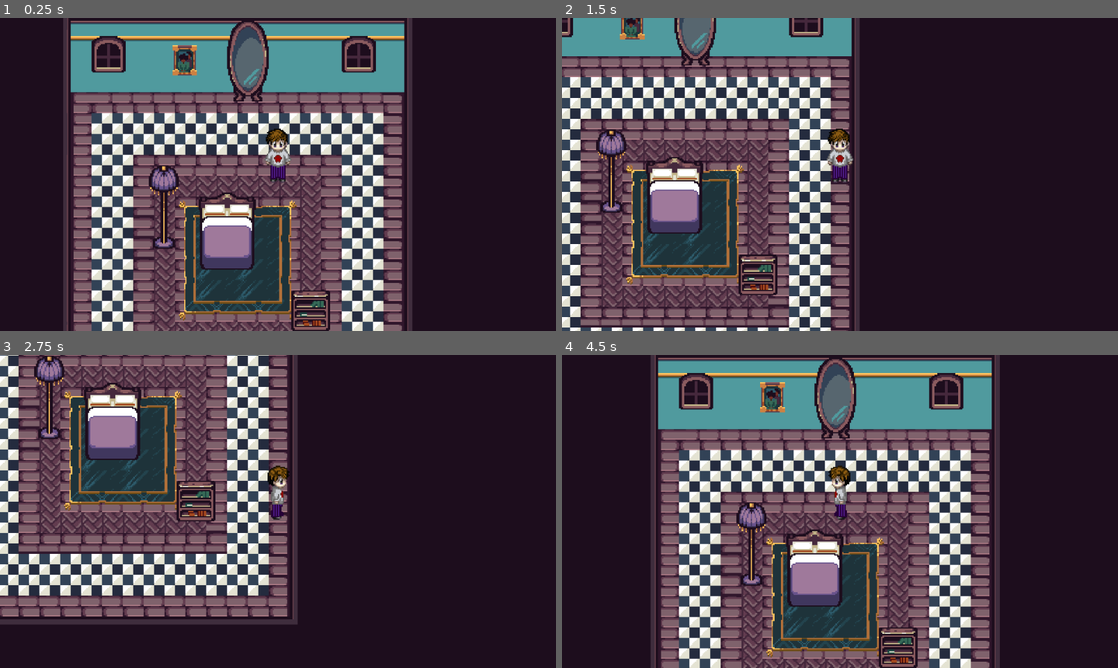
Above: before the commit, frames 1-4 (two rows, left to right).
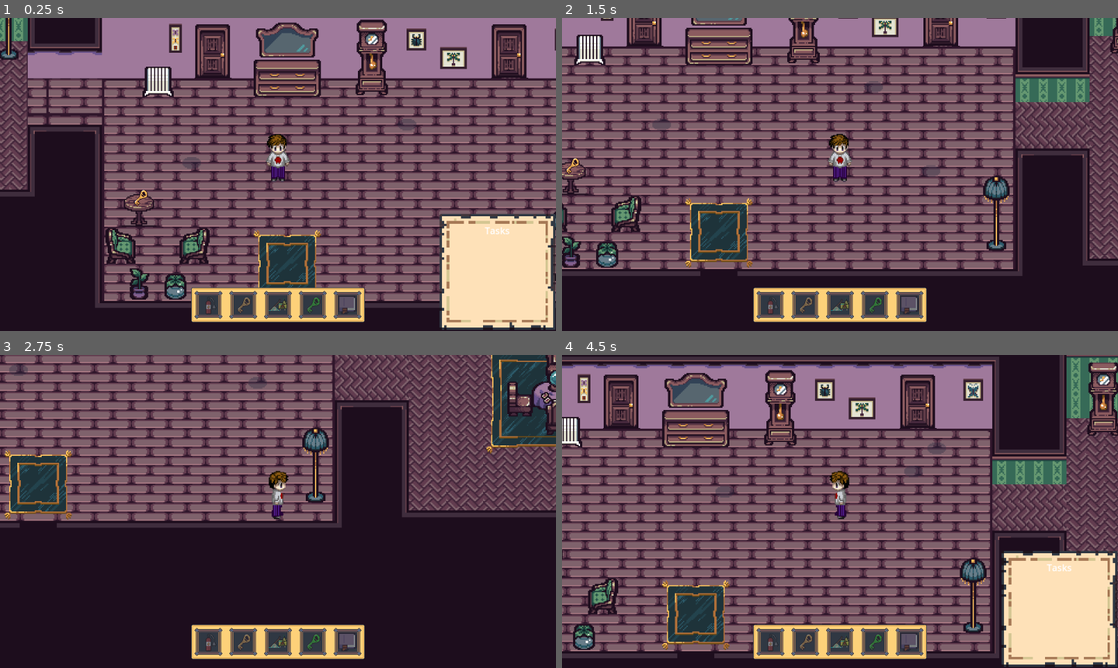
Above: after the commit, the same moments.

Repository: EvanNavel/HauntedSpouse
Game: Godot game, scene res://scenes/House/testing/test_first_floor.tscn
The game is run twice, just before and just after one commit, with the same random seed, the same clock (stepped at 60 frames per second) and the same inputs. Before the commit the project starts from res://scenes/House/master_bedroom.tscn.
Inputs (mouse positions are in pixels of both pictures, inside the frame that each line leads up to):
- Up to frame 1 (0.25 s): no input
- Up to frame 2 (1.5 s): tap Enter at 0.5 s; move the mouse to (962, 158) at 0.52 s; hold D (walk_right) 0.53-1.28 s; tap E (interact) at 0.6 s; click (962, 158) at 0.67 s; move the mouse to (728, 190) at 1.27 s; hold S (walk_down) from 1.28 s (still down); tap Tab (task_toggle) at 1.35 s; click (728, 190) at 1.42 s
- Up to frame 3 (2.75 s): move the mouse to (333, 442) at 2.02 s; release S (walk_down) at 2.03 s; hold D (walk_right) from 2.03 s (still down); tap E (interact) at 2.1 s; click (333, 442) at 2.17 s
- Up to frame 4 (4.5 s): move the mouse to (812, 574) at 2.77 s; release D (walk_right) at 2.78 s; hold W (walk_up) 2.78-3.53 s; tap Tab (task_toggle) at 2.85 s; click (812, 574) at 2.92 s; move the mouse to (1006, 558) at 3.52 s; hold A (walk_left) 3.53-4.25 s; tap E (interact) at 3.6 s; click (1006, 558) at 3.67 s; tap Escape (escape) at 4.15 s; click (840, 502) at 4.25 s, where only the run after the commit has a clickable "Resume"

The runs differ from the first frame. In frame 1, 83% of the frame differs, in the area x 0-100%, y 0-100%; in frame 2, 75%; in frame 3, 62%; in frame 4, 82%.

Commit message:
pause screen fixes, needs cleanup

Diff:
--- a/hauntedspouse/project.godot
+++ b/hauntedspouse/project.godot
@@ -11,7 +11,7 @@
 [application]
 
 config/name="HauntedSpouse"
-run/main_scene="res://scenes/House/master_bedroom.tscn"
+run/main_scene="res://scenes/House/testing/test_first_floor.tscn"
 config/features=PackedStringArray("4.3", "Forward Plus")
 config/icon="res://icon.svg"
 
--- a/hauntedspouse/scenes/House/testing/test_first_floor.gd
+++ b/hauntedspouse/scenes/House/testing/test_first_floor.gd
@@ -1,11 +1,13 @@
 extends Node
 
-@onready var pause_menu = preload("res://scenes/ui/pause_screen.tscn").instantiate()
+#@onready var pause_menu = preload("res://scenes/ui/pause_screen.tscn").instantiate()
 
-func _ready():
-	add_child(pause_menu)
-	pause_menu.hide()
-
-func _input(event):
-	if event.is_action_pressed("escape") and get_tree().paused == false:
-		pause_menu.show_pause_menu()
+#func _ready():
+	#add_child(pause_menu)
+	#pause_menu.hide()
+#
+#func _input(event):
+	#if event.is_action_pressed("escape") and get_tree().paused == false:
+		#pause_menu.show_pause_menu()
+	#
+		#
--- a/hauntedspouse/scenes/House/testing/test_first_floor.tscn
+++ b/hauntedspouse/scenes/House/testing/test_first_floor.tscn
@@ -32,10 +32,11 @@
 [node name="Kitchen" parent="." instance=ExtResource("3_jr5kc")]
 position = Vector2(-601, 182)
 
-[node name="Player" parent="." node_paths=PackedStringArray("task_panel", "inventory_panel") instance=ExtResource("6_mjk2y")]
+[node name="Player" parent="." node_paths=PackedStringArray("task_panel", "inventory_panel", "pause_screen") instance=ExtResource("6_mjk2y")]
 position = Vector2(367, 297)
 task_panel = NodePath("../GameScreen/TaskPanel")
 inventory_panel = NodePath("../GameScreen/InventoryPanel")
+pause_screen = NodePath("../GameScreen/PauseTest")
 
 [node name="OverworldMusic" type="AudioStreamPlayer2D" parent="Player"]
 position = Vector2(-3.6478e-05, -20)
@@ -45,13 +46,6 @@
 
 [node name="GameScreen" parent="." instance=ExtResource("7_wa2xf")]
 
-[node name="Control" parent="GameScreen" index="1"]
-anchors_preset = 0
-offset_left = -166.0
-offset_top = 417.0
-offset_right = 154.0
-offset_bottom = 627.0
-
 [node name="Parlor" parent="." instance=ExtResource("9_ews1l")]
 position = Vector2(488, -103)
 
--- a/hauntedspouse/scenes/player.gd
+++ b/hauntedspouse/scenes/player.gd
@@ -3,6 +3,7 @@
 
 @export var task_panel: PanelContainer
 @export var inventory_panel: PanelContainer
+@export var pause_screen: PanelContainer
 
 @onready var animated_sprite_2d: AnimatedSprite2D = $AnimatedSprite2D
 @onready var scare_timer: Timer = $ScareTimer
@@ -20,6 +21,9 @@
 	if inventory_panel:
 		inventory_panel.visible = true
 
+	if pause_screen:
+		pause_screen.visible = false
+
 func _physics_process(_delta: float) -> void:
 	#toggle for task panel
 	if task_panel and Input.is_action_just_pressed("task_toggle"):
@@ -27,6 +31,9 @@
 
 	if inventory_panel and Input.is_action_just_pressed("inventory_toggle"):
 		inventory_panel.visible = !inventory_panel.visible
+
+	if pause_screen and Input.is_action_just_pressed("escape"):
+		pause_screen.visible = !pause_screen.visible
 
 	if scared:
 		animated_sprite_2d.play("Idle"+previous_direction)
--- a/hauntedspouse/scenes/player.tscn
+++ b/hauntedspouse/scenes/player.tscn
@@ -165,7 +165,7 @@
 shape = SubResource("CircleShape2D_lsqj1")
 
 [node name="Camera2D" type="Camera2D" parent="."]
-zoom = Vector2(2.25, 2.25)
+zoom = Vector2(2, 2)
 
 [node name="scare_area" type="Area2D" parent="."]
 collision_layer = 2
--- a/hauntedspouse/scenes/ui/game_screen.tscn
+++ b/hauntedspouse/scenes/ui/game_screen.tscn
@@ -2,7 +2,7 @@
 
 [ext_resource type="PackedScene" uid="uid://cxmbi20h60tp3" path="res://scenes/ui/task_panel.tscn" id="1_t3yjw"]
 [ext_resource type="PackedScene" uid="uid://dcuymj6kvo5op" path="res://scenes/ui/inventory_panel.tscn" id="2_1grb4"]
-[ext_resource type="PackedScene" uid="uid://12y6rjg01tss" path="res://scenes/ui/pause_screen.tscn" id="2_wr41y"]
+[ext_resource type="PackedScene" uid="uid://dfku265inr8rn" path="res://scenes/ui/pause_test.tscn" id="3_vv0rc"]
 
 [node name="GameScreen" type="CanvasLayer"]
 
@@ -17,12 +17,8 @@
 size_flags_horizontal = 8
 size_flags_vertical = 8
 
-[node name="Control" parent="." instance=ExtResource("2_wr41y")]
-offset_left = 317.0
-offset_top = 148.0
-offset_right = 637.0
-offset_bottom = 358.0
-
 [node name="InventoryPanel" parent="." instance=ExtResource("2_1grb4")]
 offset_top = -75.0
 offset_bottom = -15.0
+
+[node name="PauseTest" parent="." instance=ExtResource("3_vv0rc")]
--- a/hauntedspouse/scenes/ui/pause_screen.gd
+++ b/hauntedspouse/scenes/ui/pause_screen.gd
@@ -1,63 +1 @@
 extends Control
-@onready var resume_button = $MarginContainer/VBoxContainer/resume_button
-@onready var quit_button = $MarginContainer/VBoxContainer/quit_button
-
-func _ready():
-	#_on_resume_button_pressed.connect(_on_resume_pressed)
-#	_on_settings_button_pressed.connect(_on_settings_pressed)
-#	#_on_quit_button_pressed.connect(_on_quit_pressed)
-	resume_button.mouse_filter = Control.MOUSE_FILTER_STOP
-	quit_button.mouse_filter = Control.MOUSE_FILTER_STOP
-	set_z_index(2)
-	hide()
-
-
-func resume():
-	get_tree().paused = false
-
-func pause():
-	get_tree().paused = true
-	print("1")
-	get_tree().change_scene_to_file("res://scenes/ui/pause_screen.tscn")
-func testEsc():
-	if Input.is_action_just_pressed("esc") and get_tree().paused == false:
-		pause()
-	elif Input.is_action_just_pressed("esc") and get_tree().paused == true:
-		resume()
-
-func _on_resume_button_pressed() -> void:
-	resume()
-	hide()
-
-func _on_settings_button_pressed() -> void:
-	get_tree().change_scene_to_file("res://scenes/ui/settings.tscn")
-
-
-func _on_quit_button_pressed() -> void:
-	resume()
-	get_tree().change_scene_to_file("res://scenes/ui/title_screen.tscn")
-
-
-func show_pause_menu():
-	show()
-	get_tree().paused = true
-func hide_pause_menu():
-	hide()
-	get_tree().paused = false
-
-
-
-#func _on_resume_button_pressed() -> void:
-#	print ("sings pressed")
-#	get_tree().paused = false
-#	hide()
-
-#func _on_settings_button_pressed() -> void:
-#	print ("settings pressed")
-#	get_tree().change_scene_to_file("res://scenes/ui/settings.tscn")
-
-
-#func _on_quit_button_pressed() -> void:
-#	print ("sq pressed")
-#	get_tree().paused = false
-#	get_tree().change_scene_to_file("res://scenes/ui/title_screen.tscn")
--- a/hauntedspouse/scenes/ui/pause_screen.tscn
+++ b/hauntedspouse/scenes/ui/pause_screen.tscn
@@ -3,12 +3,15 @@
 [ext_resource type="Script" path="res://scenes/ui/pause_screen.gd" id="1_3b3mg"]
 
 [node name="Control" type="PanelContainer"]
-custom_minimum_size = Vector2(320, 210)
-anchors_preset = -1
-offset_left = 296.0
-offset_top = 124.0
-offset_right = 719.0
-offset_bottom = 374.0
+anchors_preset = 4
+anchor_top = 0.5
+anchor_bottom = 0.5
+offset_top = -33.0
+offset_right = 70.0
+offset_bottom = 33.0
+grow_vertical = 2
+size_flags_horizontal = 4
+size_flags_vertical = 4
 script = ExtResource("1_3b3mg")
 
 [node name="MarginContainer" type="MarginContainer" parent="."]
@@ -20,12 +23,14 @@
 
 [node name="Label" type="Label" parent="MarginContainer"]
 layout_mode = 2
+size_flags_vertical = 0
 text = "Paused"
 horizontal_alignment = 1
-vertical_alignment = 1
+vertical_alignment = 2
 
 [node name="VBoxContainer" type="VBoxContainer" parent="MarginContainer"]
 layout_mode = 2
+alignment = 1
 
 [node name="resume_button" type="Button" parent="MarginContainer/VBoxContainer"]
 process_mode = 3
--- /dev/null
+++ b/hauntedspouse/scenes/ui/pause_test.gd
@@ -0,0 +1,14 @@
+extends PanelContainer
+
+func _input(event: InputEvent) -> void:
+	if Input.is_action_just_pressed("escape"):
+		show()
+		get_tree().paused = true
+func _on_quit_button_pressed() -> void:
+	print ("sq pressed")
+	get_tree().change_scene_to_file("res://scenes/ui/title_screen.tscn")
+#
+#
+func _on_resume_button_pressed() -> void:
+	hide()
+	get_tree().paused = false
--- /dev/null
+++ b/hauntedspouse/scenes/ui/pause_test.tscn
@@ -0,0 +1,33 @@
+[gd_scene load_steps=2 format=3 uid="uid://dfku265inr8rn"]
+
+[ext_resource type="Script" path="res://scenes/ui/pause_test.gd" id="1_rnsry"]
+
+[node name="PauseTest" type="PanelContainer"]
+anchors_preset = 15
+anchor_right = 1.0
+anchor_bottom = 1.0
+grow_horizontal = 2
+grow_vertical = 2
+script = ExtResource("1_rnsry")
+
+[node name="MarginContainer" type="MarginContainer" parent="."]
+custom_minimum_size = Vector2(200, 200)
+layout_mode = 2
+
+[node name="VBoxContainer" type="VBoxContainer" parent="MarginContainer"]
+layout_mode = 2
+alignment = 1
+
+[node name="resume_button" type="Button" parent="MarginContainer/VBoxContainer"]
+process_mode = 3
+layout_mode = 2
+text = "Resume"
+
+[node name="quit_button" type="Button" parent="MarginContainer/VBoxContainer"]
+process_mode = 3
+layout_mode = 2
+text = "Quit
+"
+
+[connection signal="pressed" from="MarginContainer/VBoxContainer/resume_button" to="." method="_on_resume_button_pressed"]
+[connection signal="pressed" from="MarginContainer/VBoxContainer/quit_button" to="." method="_on_quit_button_pressed"]
Not shown, added: hauntedspouse/export_presets.cfg
Not shown: 1 places in hauntedspouse/scenes/House/dining_room.tscn that only renumber resources
Not shown: 1 places in hauntedspouse/scenes/House/foyer.tscn that only renumber resources
Not shown: 1 places in hauntedspouse/scenes/House/kitchen.tscn that only renumber resources
Not shown: 1 places in hauntedspouse/scenes/House/parlor.tscn that only renumber resources
Not shown: 1 places in hauntedspouse/scenes/House/study.tscn that only renumber resources
Not shown: 1 places in hauntedspouse/scenes/minigames/clean_dishes.tscn that only renumber resources
Not shown: 1 places in hauntedspouse/scenes/minigames/moving_fires_screen.tscn that only renumber resources
Not shown: 1 places in hauntedspouse/scenes/objects/fire.tscn that only renumber resources
Not shown, added: hauntedspouse/HauntedSpouse.zip
Not shown, added: hauntedspouse/scenes/ui/pau388.tmp
